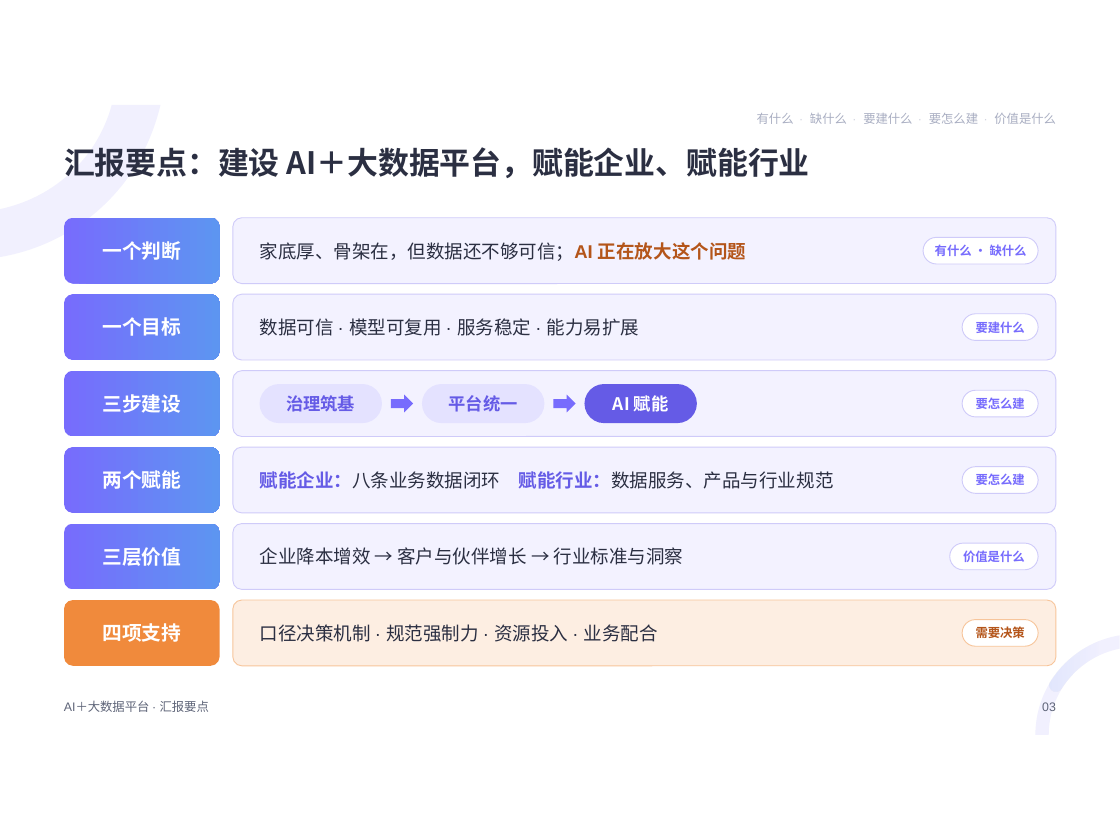
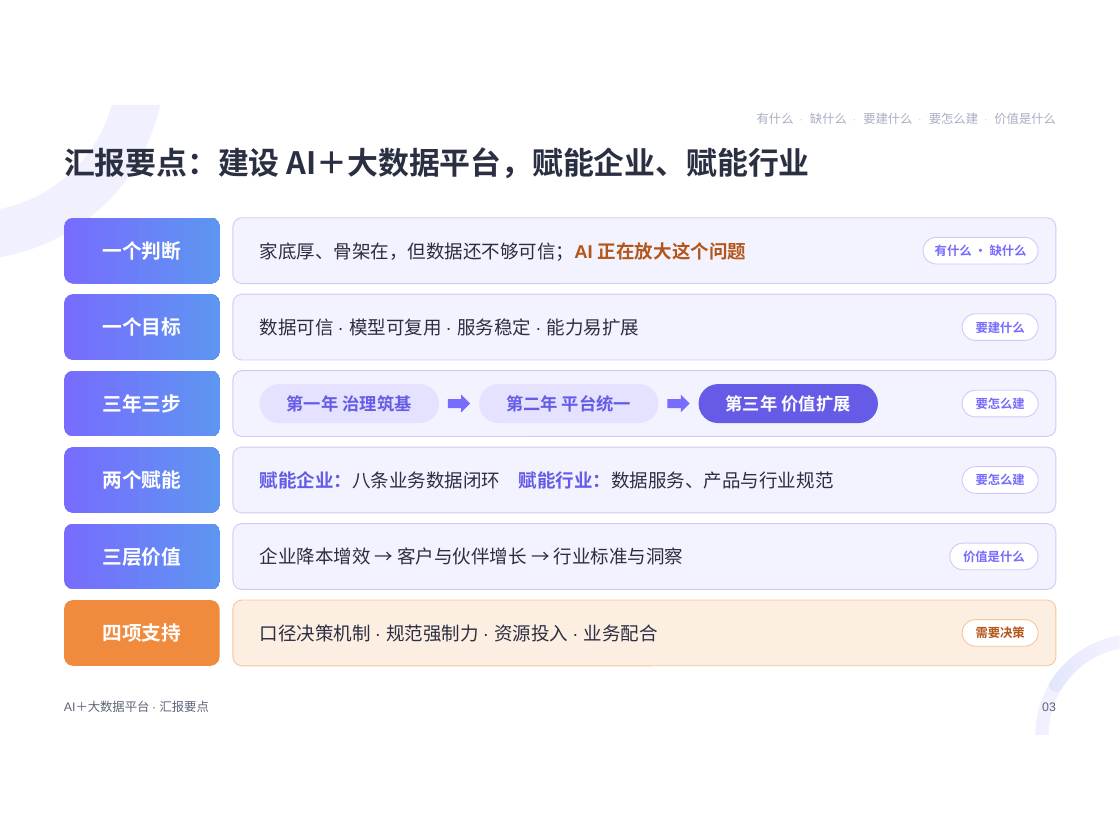
Before and after one commit to keanying/relevance, a slide deck: slide 3 of AI＋大数据平台.pptx. Drawn at 1120x840 pixels with LibreOffice and Linux fonts; fonts in the diff are those of the drawing. Boxes give left, top, right and bottom in pixels: in the first picture for what was removed or moved away, otherwise in the second. Text is boxed around its words. In the diff, an @@ line names an element or a change of style, - is before the commit and + after.

```diff
--- a/AI＋大数据平台.pptx
+++ b/AI＋大数据平台.pptx
@@ rounded rectangle "第一年 治理筑基": place and size @@
-rounded rectangle "第一年 治理筑基" at box(260, 384, 382, 423)
+rounded rectangle "第一年 治理筑基" at box(260, 384, 439, 423)
@@ rounded rectangle "第二年 平台统一": place and size @@
-rounded rectangle "第二年 平台统一" at box(422, 384, 545, 423)
+rounded rectangle "第二年 平台统一" at box(479, 384, 659, 423)
@@ rounded rectangle "第三年 价值扩展": place and size @@
-rounded rectangle "第三年 价值扩展" at box(585, 384, 697, 423)
+rounded rectangle "第三年 价值扩展" at box(699, 384, 878, 423)
@@ text in rounded rectangle at box(102, 394, 181, 413): text changed @@
-三步建设
+三年三步
@@ text in rounded rectangle at box(287, 395, 411, 412): text changed @@
-治理筑基
+第一年 治理筑基
@@ right arrow: place and size @@
-right arrow at box(391, 395, 413, 412)
+right arrow at box(448, 395, 470, 412)
@@ text in rounded rectangle at box(506, 395, 631, 412): text changed @@
-平台统一
+第二年 平台统一
@@ right arrow: place and size @@
-right arrow at box(554, 395, 576, 412)
+right arrow at box(668, 395, 690, 412)
@@ text in rounded rectangle at box(726, 395, 850, 412): text changed @@
-AI 赋能
+第三年 价值扩展
```
Also in this commit, not shown: 36 other slides changed, 2 slides added, 1 other file.
